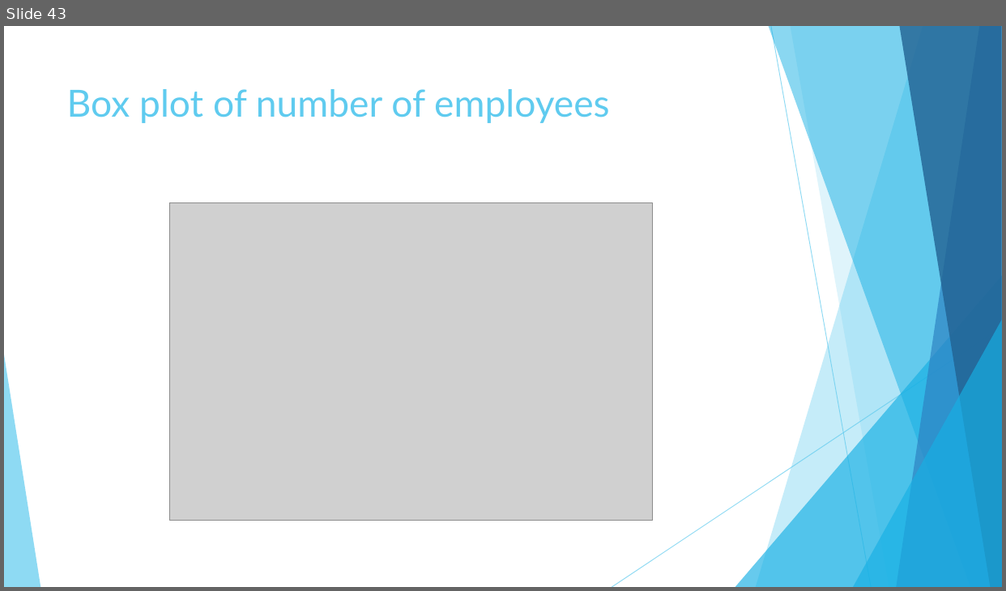
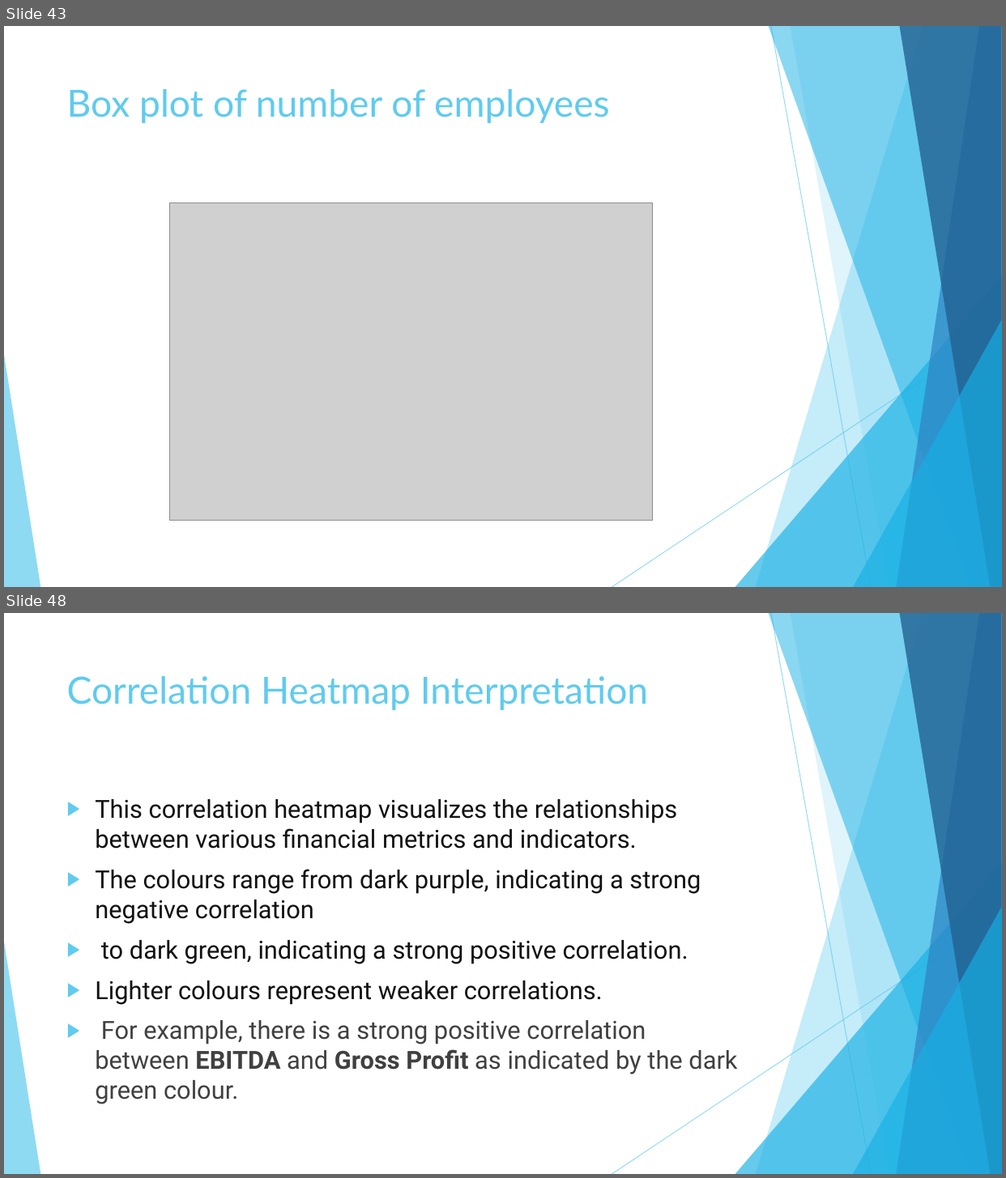
Before and after one commit to chogevic/dsc-dvp-project02, a slide deck: Data Visualization for Financial Statements.pptx. Shown one above the other, each under a label of ours: slide 43 before the commit, slides 43 and 48 after it; the slides between them are not shown. The pictures are 1006x591 and 1006x1178 pixels, drawn with LibreOffice and Linux fonts; fonts in the diff are those of the drawing; grey boxes stand for pictures. Boxes give left, top, right and bottom in pixels: in the first picture for what was removed or moved away, otherwise in the second. Text is boxed around its words. In the diff, an @@ line names an element or a change of style, - is before the commit and + after.

```diff
--- a/Data Visualization for Financial Statements.pptx
+++ b/Data Visualization for Financial Statements.pptx
@@ slide 48 added at (4,613,1002,1174), background #FFFFFF; not listed: 10 template elements that a slide beside it also shows @@
@@ title added at (67,676,648,710), 36 pt, text #5FCBEF @@
+Correlation Heatmap Interpretation
@@ text added at (95,799,737,1105), 24 pt, text #111111 @@
+▶ This correlation heatmap visualizes the relationships between various financial metrics and indicators.
+▶ The colours range from dark purple, indicating a strong negative correlation
+▶ to dark green, indicating a strong positive correlation.
+▶ Lighter colours represent weaker correlations.
+▶ For example, there is a strong positive correlation between EBITDA and Gross Profit as indicated by the dark green colour.
```
Also in this commit, not shown: 2 slides changed, 4 other slides added.
